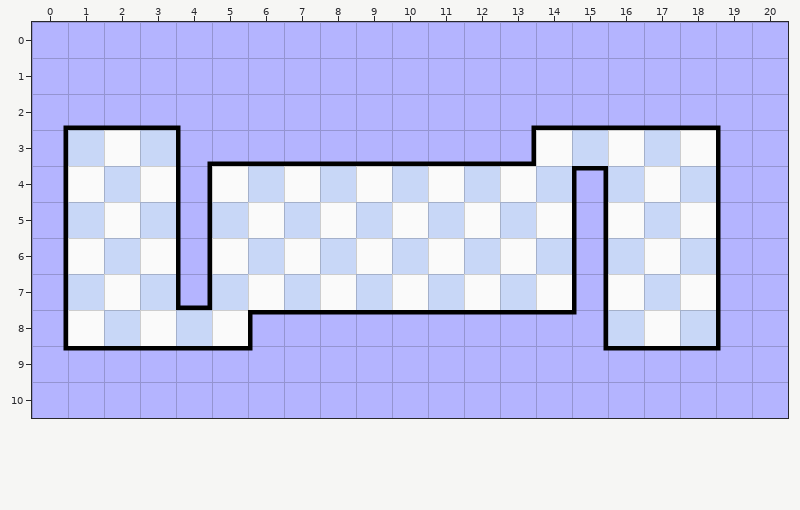
One commit to this Tiled map: base/Tiles/level1.tmx. Above is the file before it was changed.
Cells are 64x64 px. Shown: x 0..20, y 0..10. Not drawn, because the pictures are missing: unchanged layer "Wall".
The result:
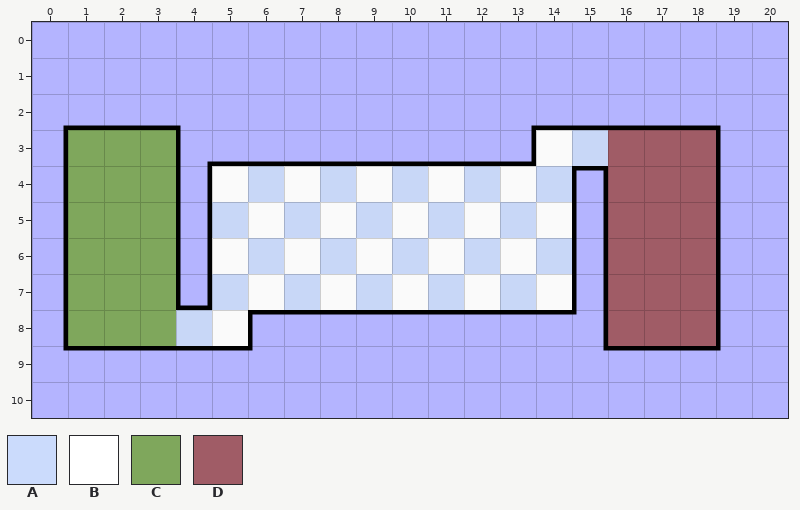
Key: from "background": A 0, B 1; from "zones": C 0, D 1.
_ is an empty cell.
See-through tiles are keyed as they look on the map.
From old to new:
{"where": "layer \"Background\""}
{"y":3,"x":1,"old":"ABA","new":"CCC"}
{"y":3,"x":16,"old":"BAB","new":"DDD"}
{"y":4,"x":1,"old":"BAB","new":"CCC"}
{"y":4,"x":16,"old":"ABA","new":"DDD"}
{"y":5,"x":1,"old":"ABA","new":"CCC"}
{"y":5,"x":16,"old":"BAB","new":"DDD"}
{"y":6,"x":1,"old":"BAB","new":"CCC"}
{"y":6,"x":16,"old":"ABA","new":"DDD"}
{"y":7,"x":1,"old":"ABA","new":"CCC"}
{"y":7,"x":16,"old":"BAB","new":"DDD"}
{"y":8,"x":1,"old":"BAB","new":"CCC"}
{"y":8,"x":16,"old":"ABA","new":"DDD"}
{"label":"changed","picture_box":[68,130,176,346]}
{"label":"changed","picture_box":[608,130,716,346]}
